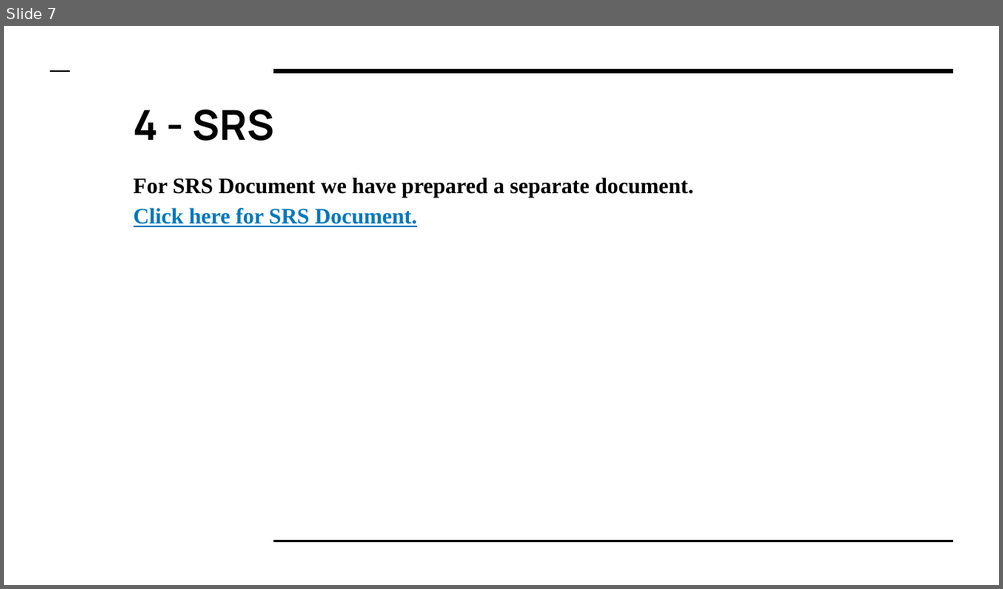
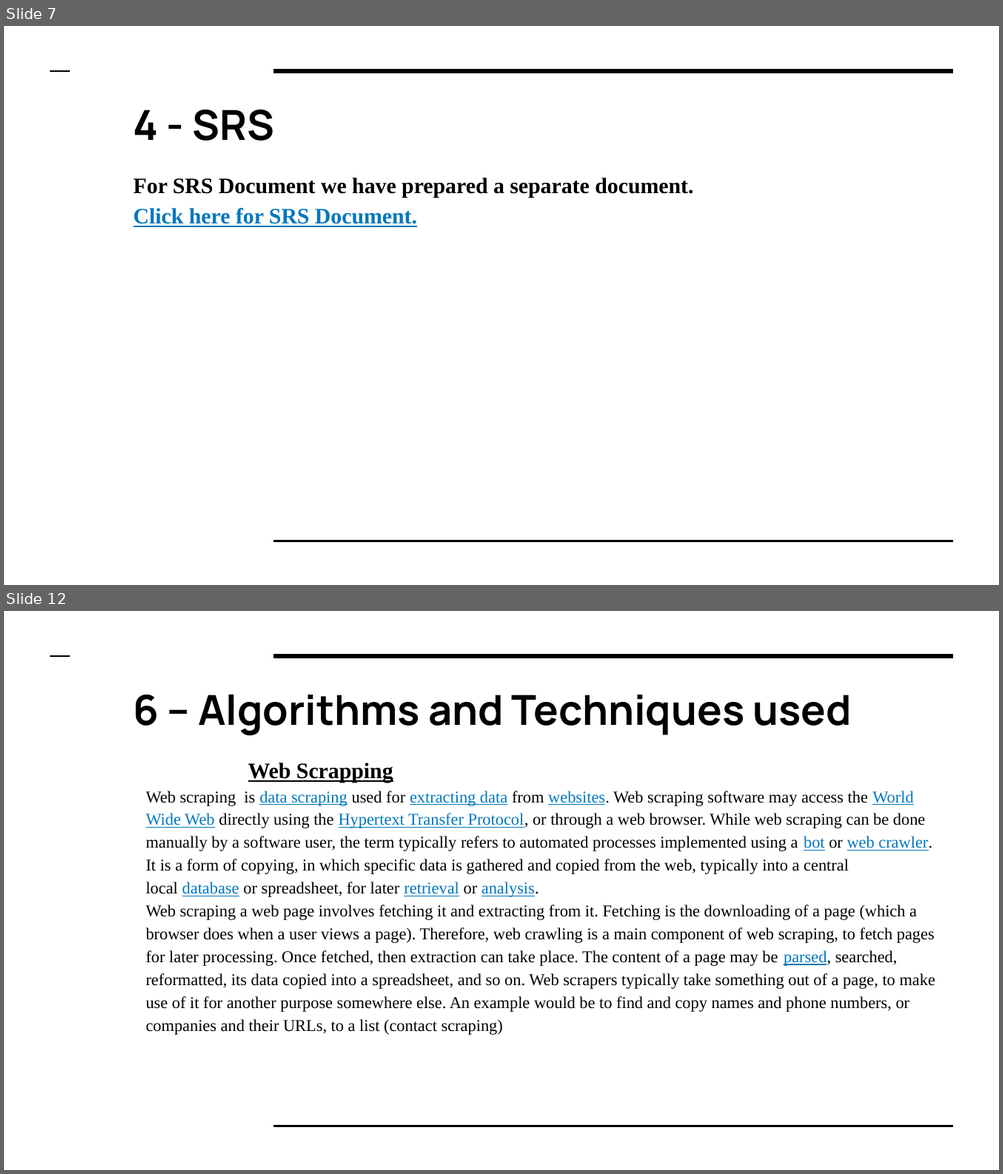
Before and after one commit to meetb007/kissan-bandhu, a slide deck: documents/kisaan Bandhu.pptx. Shown one above the other, each under a label of ours: slide 7 before the commit, slides 7 and 12 after it; the slides between them are not shown. The pictures are 1003x589 and 1003x1174 pixels, drawn with LibreOffice and Linux fonts; fonts in the diff are those of the drawing. Boxes give left, top, right and bottom in pixels: in the first picture for what was removed or moved away, otherwise in the second. Text is boxed around its words. In the diff, an @@ line names an element or a change of style, - is before the commit and + after.

```diff
--- a/documents/kisaan Bandhu.pptx
+++ b/documents/kisaan Bandhu.pptx
@@ slide 12 added at <box>4,611,999,1170</box>, background #FFFFFF; not listed: 3 template elements that a slide beside it also shows @@
@@ title added at <box>134,695,852,735</box>, 30 pt, text #000000, bold @@
+6 – Algorithms and Techniques used
@@ text added at <box>146,763,935,1035</box>, 12 pt, text #000000 @@
+    Web Scrapping
+Web scraping is data scraping used for extracting data from websites. Web scraping software may access the World Wide Web directly using the Hypertext Transfer Protocol, or through a web browser. While web scraping can be done manually by a software user, the term typically refers to automated processes implemented using a bot or web crawler. It is a form of copying, in which specific data is gathered and copied from the web, typically into a central local database or spreadsheet, for later retrieval or analysis.
+Web scraping a web page involves fetching it and extracting from it. Fetching is the downloading of a page (which a browser does when a user views a page). Therefore, web crawling is a main component of web scraping, to fetch pages for later processing. Once fetched, then extraction can take place. The content of a page may be parsed, searched, reformatted, its data copied into a spreadsheet, and so on. Web scrapers typically take something out of a page, to make use of it for another purpose somewhere else. An example would be to find and copy names and phone numbers, or companies and their URLs, to a list (contact scraping)
```
Also in this commit, not shown: 8 slides changed, 12 other slides added, 6 other files.
